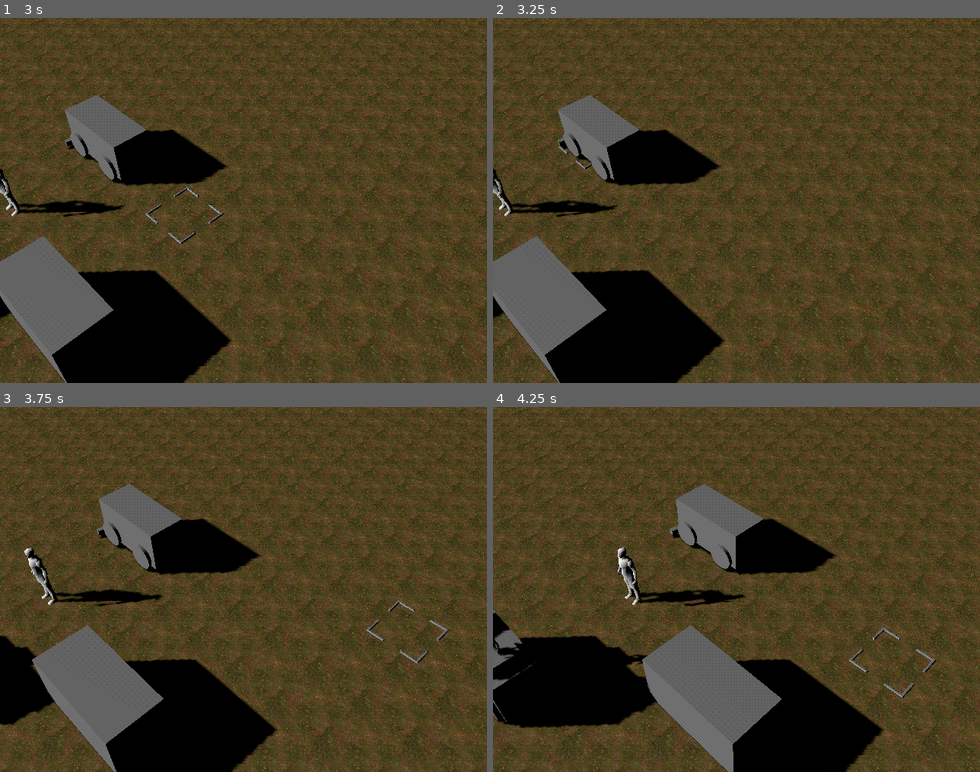
Above: before the commit, frames 1-4 (two rows, left to right).
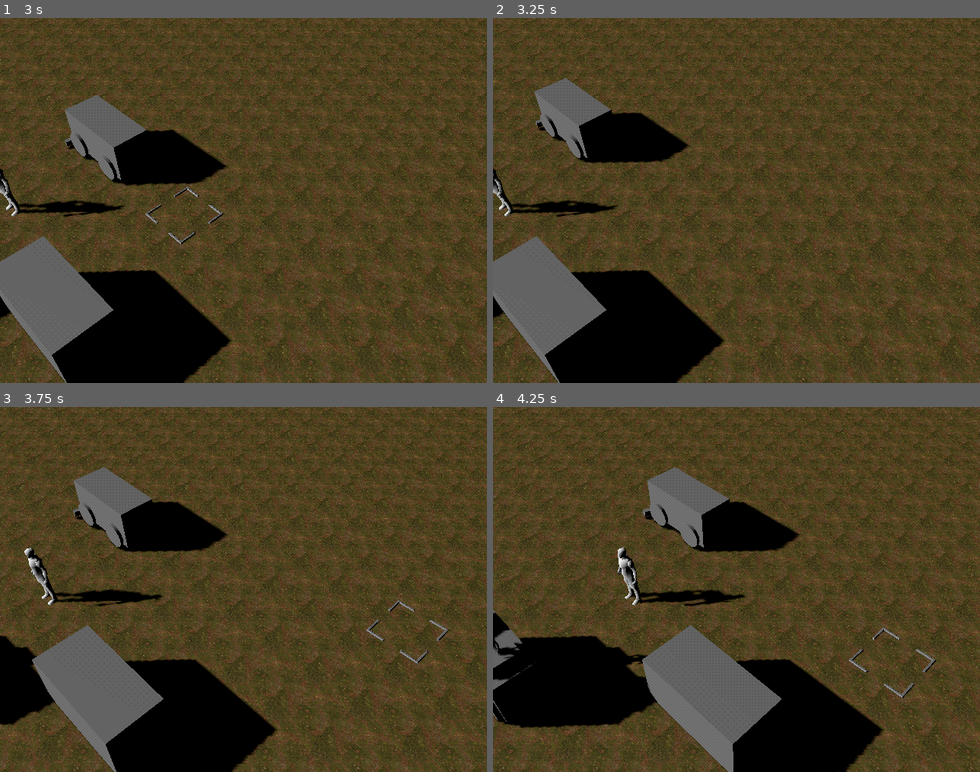
Above: after the commit, the same moments.

Repository: LucasBoe/Fiction
Game: Godot game, scene res://scenes/main.tscn
Two runs of this game, one before a commit and one after it. Both use one fixed random seed, a clock stepped at 60 frames per second and the inputs below.
Inputs (mouse positions are in pixels of both pictures, inside the frame that each line leads up to):
- Up to frame 1 (3 s): tap Enter at 0.5 s; move the mouse to (350, 182) at 0.52 s; hold D (move_right) 0.53-1.25 s; tap Space (rotate_dragging) at 0.6 s; click (350, 182) at 0.67 s; drag from (146, 218) to (219, 273) at 1.27 s; move the mouse to (292, 120) at 2.02 s; hold D (move_right) 2.03-2.75 s; tap Mouse wheel up (zoom_in) at 2.1 s; click (292, 120) at 2.17 s; drag from (219, 273) to (97, 145) at 2.77 s
- Up to frame 2 (3.25 s): no input
- Up to frame 3 (3.75 s): move the mouse to (389, 644) at 3.52 s; hold A (move_left) from 3.53 s (still down); tap Space (rotate_dragging) at 3.6 s; click (389, 644) at 3.67 s
- Up to frame 4 (4.25 s): keep holding A (move_left)

Frame 1 is identical in both runs. In frame 2, 3.9% of the frame differs, in the area x 8-47%, y 16-47%; in frame 3, 3.9%; in frame 4, 4.1%, in the area x 30-71%, y 16-47%.

Commit message:
FIXED: all wagons supporting drag and drop now

Diff:
--- a/scenes/wagons/wagon_archer.tscn
+++ b/scenes/wagons/wagon_archer.tscn
@@ -1,16 +1,26 @@
-[gd_scene load_steps=7 format=3 uid="uid://cdld48i2gfx8s"]
+[gd_scene load_steps=9 format=3 uid="uid://cdld48i2gfx8s"]
 
+[ext_resource type="Script" uid="uid://chfd1qr1wrqpm" path="res://scripts/wagon.gd" id="1_qnmmq"]
 [ext_resource type="ArrayMesh" uid="uid://oio6n4u3cgbv" path="res://meshes/cube1x2.obj" id="1_tgdyf"]
 [ext_resource type="ArrayMesh" uid="uid://bmksaghu3xk6k" path="res://meshes/humans/human_base.obj" id="2_5uj0l"]
 [ext_resource type="Script" uid="uid://d3ggk4ymj44oq" path="res://scripts/wagons/wagon_body.gd" id="2_fw700"]
 [ext_resource type="Script" uid="uid://dnvit0xrre6hh" path="res://scripts/wagons/archer.gd" id="4_5uj0l"]
+
+[sub_resource type="BoxShape3D" id="BoxShape3D_qnmmq"]
+size = Vector3(2, 1, 1)
 
 [sub_resource type="BoxShape3D" id="BoxShape3D_hsfs4"]
 size = Vector3(1.97223, 1.02826, 1)
 
 [sub_resource type="CylinderMesh" id="CylinderMesh_pcdh0"]
 
-[node name="Wagon_Barricade" type="Node3D"]
+[node name="Wagon_Archer" type="StaticBody3D"]
+script = ExtResource("1_qnmmq")
+grid_size = Vector2i(2, 1)
+
+[node name="CollisionShape3D" type="CollisionShape3D" parent="."]
+transform = Transform3D(1, 0, 0, 0, 1, 0, 0, 0, 1, 0, 0.5, 0)
+shape = SubResource("BoxShape3D_qnmmq")
 
 [node name="WagonBody" type="StaticBody3D" parent="."]
 unique_name_in_owner = true
--- a/scenes/wagons/wagon_barricade.tscn
+++ b/scenes/wagons/wagon_barricade.tscn
@@ -1,14 +1,24 @@
-[gd_scene load_steps=5 format=3 uid="uid://dmjrrpq5hre60"]
+[gd_scene load_steps=7 format=3 uid="uid://dmjrrpq5hre60"]
 
 [ext_resource type="ArrayMesh" uid="uid://oio6n4u3cgbv" path="res://meshes/cube1x2.obj" id="1_hsfs4"]
+[ext_resource type="Script" uid="uid://chfd1qr1wrqpm" path="res://scripts/wagon.gd" id="1_xliut"]
 [ext_resource type="Script" uid="uid://d3ggk4ymj44oq" path="res://scripts/wagons/wagon_body.gd" id="2_pcdh0"]
+
+[sub_resource type="BoxShape3D" id="BoxShape3D_xliut"]
+size = Vector3(2, 1, 1)
 
 [sub_resource type="CylinderMesh" id="CylinderMesh_pcdh0"]
 
 [sub_resource type="BoxShape3D" id="BoxShape3D_hsfs4"]
 size = Vector3(1.97223, 1.02826, 1)
 
-[node name="Wagon_Barricade" type="Node3D"]
+[node name="Wagon_Barricade" type="StaticBody3D"]
+script = ExtResource("1_xliut")
+grid_size = Vector2i(2, 1)
+
+[node name="CollisionShape3D" type="CollisionShape3D" parent="."]
+transform = Transform3D(1, 0, 0, 0, 1, 0, 0, 0, 1, 0, 0.5, 0)
+shape = SubResource("BoxShape3D_xliut")
 
 [node name="MeshInstance3D" type="MeshInstance3D" parent="."]
 transform = Transform3D(0.909413, 0, 0, 0, 0.883794, 0, 0, 0, 0.810193, 0, 0.133687, 0)
--- a/scripts/raycast_handler.gd
+++ b/scripts/raycast_handler.gd
@@ -15,7 +15,7 @@
 	var mouse_pos: Vector2 = get_viewport().get_mouse_position()
 	var cam = camera_handler.get_current_camera()
 
-	currently_hovered_moveable = PhysicsUtil.raycast_for_object(space_state, mouse_pos, cam, Moveable)
+	currently_hovered_moveable = PhysicsUtil.raycast_for_all_and_find(space_state, mouse_pos, cam, Moveable)
 
 	var raw_pos = get_mouse_on_y0_plane()
 	var grid_pos = raycast_for_position_on_grid()
@@ -33,8 +33,9 @@
 		var check_pos : Vector3 = (raw_pos + pickup_offset)
 		var check_offset = - Vector3(grid_size.x / 2.0, 0, grid_size.y / 2.0)
 
-		var count = PhysicsUtil.boxcast_for_objects(space_state, check_pos, size).size()
-		var obstructed = count > 1
+		var exclude = PhysicsUtil.collect_all_collision_rids(currently_dragging)
+		var count = PhysicsUtil.boxcast_for_objects(space_state, check_pos, size, exclude).size()
+		var obstructed = count > 0
 
 		if not obstructed:
 			currently_dragging.global_position = grid_pos + pickup_offset
--- a/scripts/utility/physics_util.gd
+++ b/scripts/utility/physics_util.gd
@@ -9,6 +9,7 @@
 	space_state,
 	center: Vector3,
 	size: Vector3,
+	exclude,
 	collision_mask: int = 0xFFFFFFFF,
 	max_results: int = 32
 ) -> Array[Dictionary]:
@@ -26,6 +27,7 @@
 	params.collision_mask = collision_mask
 	params.collide_with_bodies = true
 	params.collide_with_areas = true
+	params.exclude = exclude
 
 	# Returns Array[Dictionary] with keys: "collider", "rid", "shape", "collider_id"
 	return space_state.intersect_shape(params, max_results)
@@ -37,5 +39,44 @@
 	query.collide_with_areas = true
 	var result = space_state.intersect_ray(query)
 
+
 	if (result.size() > 0 and is_instance_of(result.collider, target_class_type)):
 		return result.collider
+
+static func raycast_for_all_and_find(space_state, mouse_pos, cam, target_class_type):
+	var origin = cam.project_ray_origin(mouse_pos)
+	var end = origin + cam.project_ray_normal(mouse_pos) * 100.0
+
+	var exclude: Array = []
+	var first_matching: Object = null
+
+	while true:
+		var query := PhysicsRayQueryParameters3D.create(origin, end)
+		query.collide_with_areas = true
+		query.exclude = exclude  # can be colliders or RIDs; both are supported :contentReference[oaicite:3]{index=3}
+
+		var result: Dictionary = space_state.intersect_ray(query)
+		if result.is_empty():
+			break
+
+		# Check class
+		if is_instance_of(result.collider, target_class_type):
+			print("Raycast hit: ", result.collider.name)
+			return result.collider
+
+		# Exclude this collider for the next iteration
+		exclude.append(result.collider)
+
+	return null
+
+static func collect_all_collision_rids(root) -> Array:
+	var exclude: Array = []
+	_collect_collision_rids(root, exclude)
+	return exclude
+
+static func _collect_collision_rids(root: Node, into: Array) -> void:
+	if root is CollisionObject3D: # PhysicsBody3D, Area3D, etc.
+		into.append(root.get_rid())
+
+	for child in root.get_children():
+		_collect_collision_rids(child, into)
